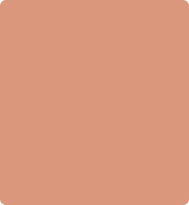
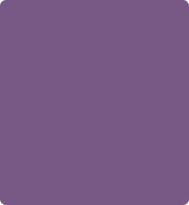
The second w=189, h=205 image is a revision of the first. Changes to its layers:
hid "orange" over bbox(0, 0, 189, 205)
added group "purple" with 2 layers over bbox(0, 0, 189, 205)
renamed "purple" to "block #1", showed it, opacity 50% → 65%, moved it into group "purple" over bbox(0, 0, 189, 205)
